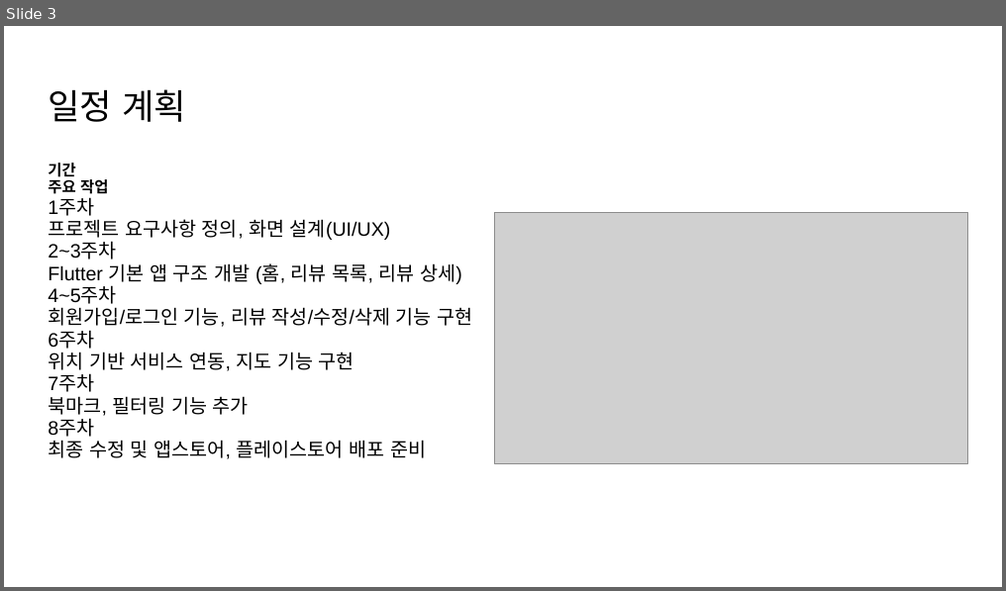
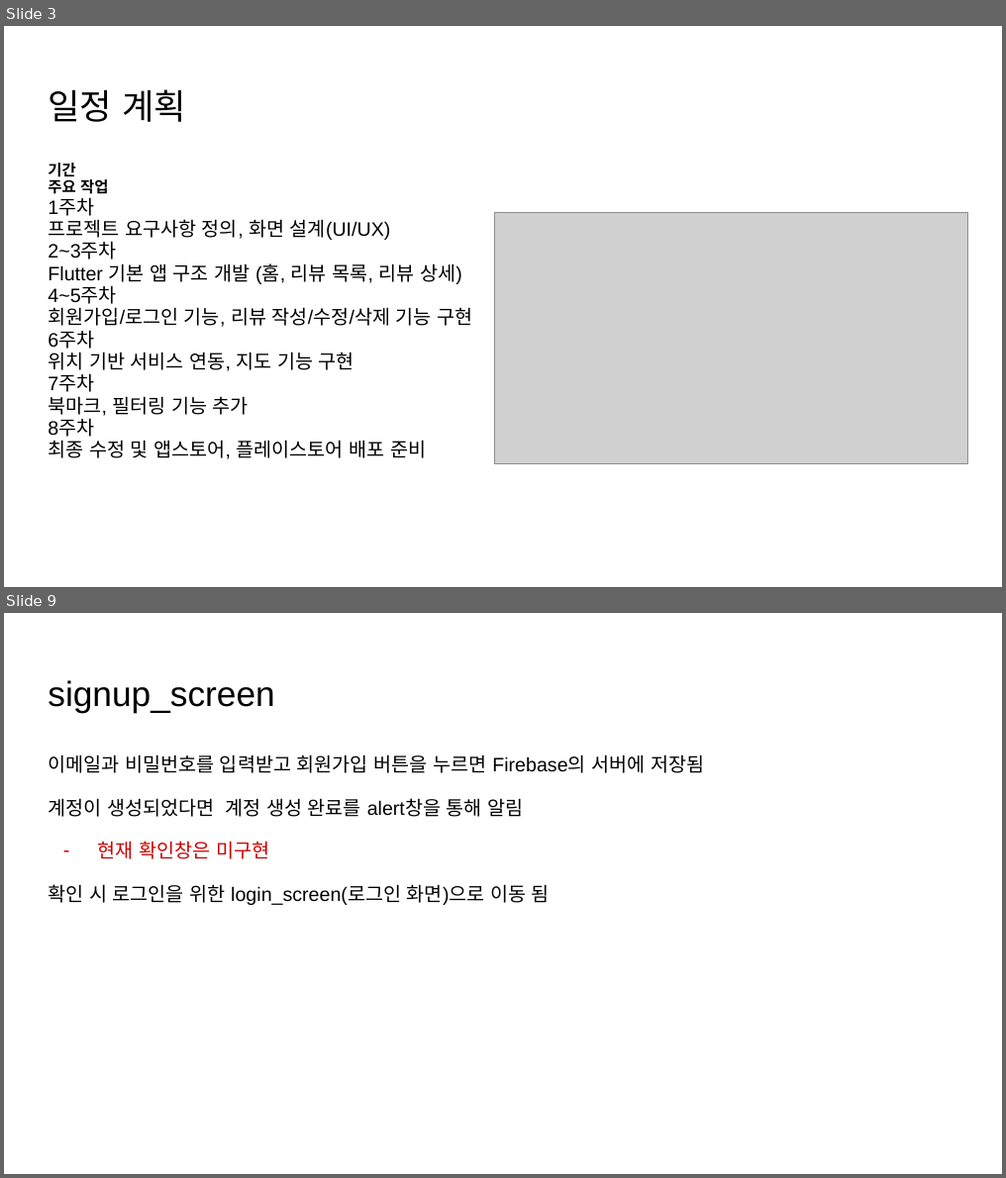
Before and after one commit to yurei55/TIL, a slide deck: K-Taste.pptx. Shown one above the other, each under a label of ours: slide 3 before the commit, slides 3 and 9 after it; the slides between them are not shown. The pictures are 1006x591 and 1006x1178 pixels, drawn with LibreOffice and Linux fonts; fonts in the diff are those of the drawing; grey boxes stand for pictures. Boxes give left, top, right and bottom in pixels: in the first picture for what was removed or moved away, otherwise in the second. Text is boxed around its words. In the diff, an @@ line names an element or a change of style, - is before the commit and + after.

```diff
--- a/K-Taste.pptx
+++ b/K-Taste.pptx
@@ slide 9 added at (4, 613, 1002, 1174), background #FFFFFF @@
@@ title added at (48, 680, 274, 712), 25.2 pt, text #000000 @@
+signup_screen
@@ text added at (48, 755, 704, 905), 14 pt, text #000000 @@
+이메일과 비밀번호를 입력받고 회원가입 버튼을 누르면 Firebase의 서버에 저장됨
+계정이 생성되었다면 계정 생성 완료를 alert창을 통해 알림
+– 현재 확인창은 미구현
+확인 시 로그인을 위한 login_screen(로그인 화면)으로 이동 됨
```
Also in this commit, not shown: 4 slides changed, 8 other slides added, 1 slide removed.
